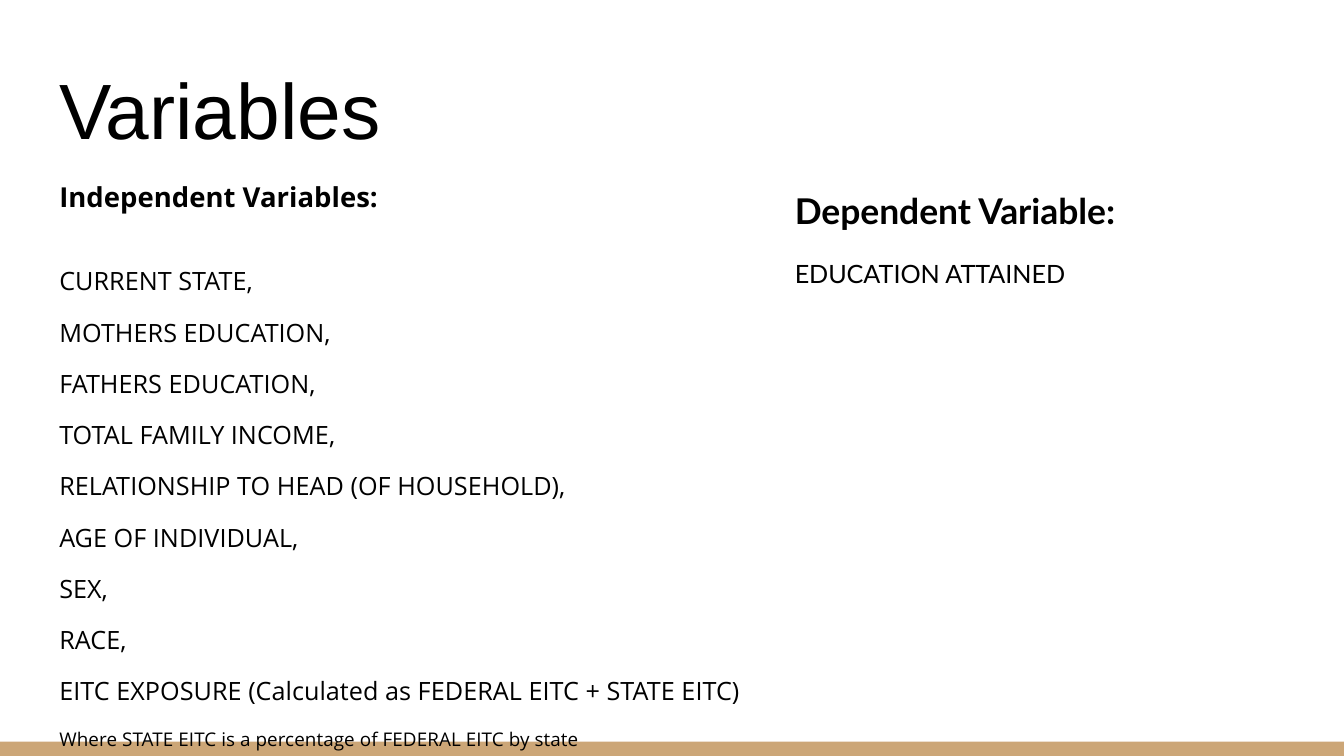
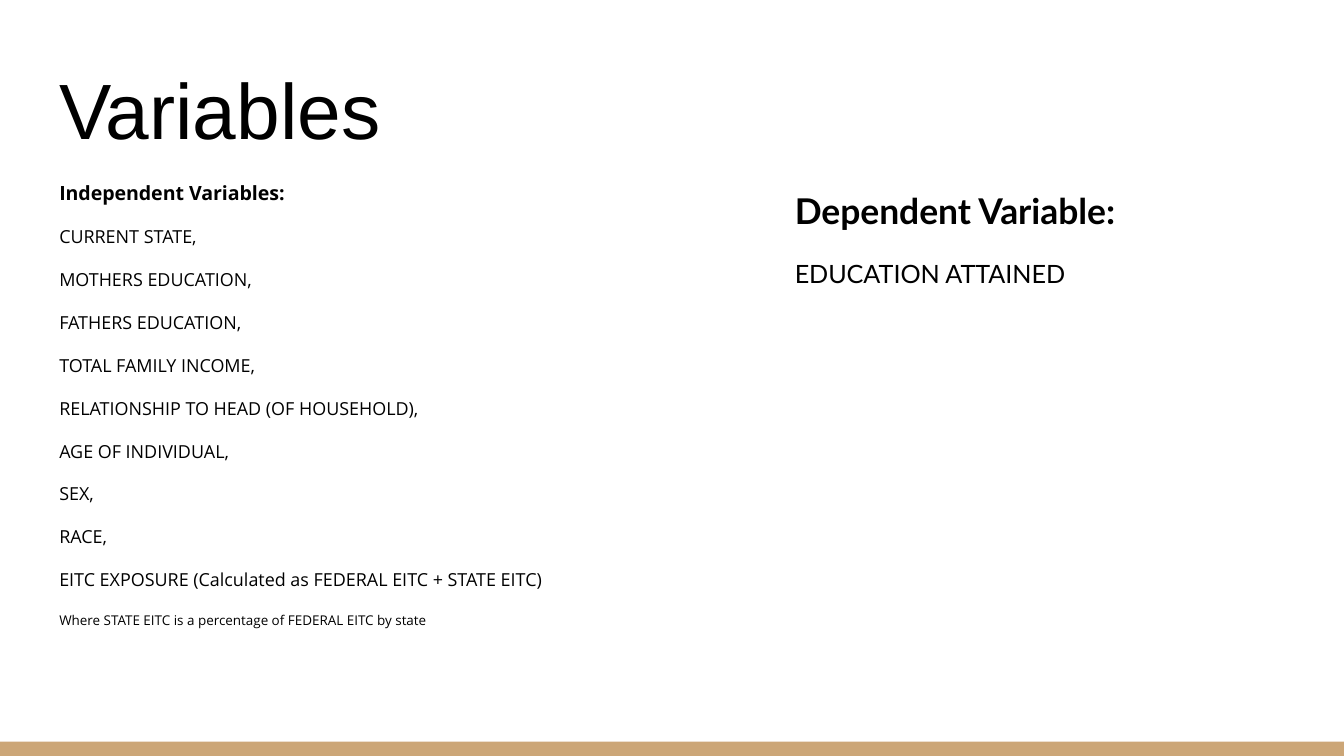
Before and after one commit to saifelsisy/EITC_EDUCATION_ANALYSIS, a slide deck: slide 4 of Earned Income Tax Credit.pptx. Drawn at 1344x756 pixels with LibreOffice and Linux fonts; fonts in the diff are those of the drawing. Boxes give left, top, right and bottom in pixels: in the first picture for what was removed or moved away, otherwise in the second. Text is boxed around its words. In the diff, an @@ line names an element or a change of style, - is before the commit and + after.

```diff
--- a/Earned Income Tax Credit.pptx
+++ b/Earned Income Tax Credit.pptx
@@ text "Independent Variables:" at <box>59,185,542,629</box>: size 14.7 to 10.4 pt in "Independent Variables:"; size 13.5 to 9.6 pt in "CURRENT STATE,", "MOTHERS EDUCATION,", "FATHERS EDUCATION,", "TOTAL FAMILY INCOME," and 5 more places; size 10.1 to 7.2 pt in "Where STATE EITC is a percentage of ..." @@
```
Also in this commit, not shown: 7 other slides changed, 1 other file.
